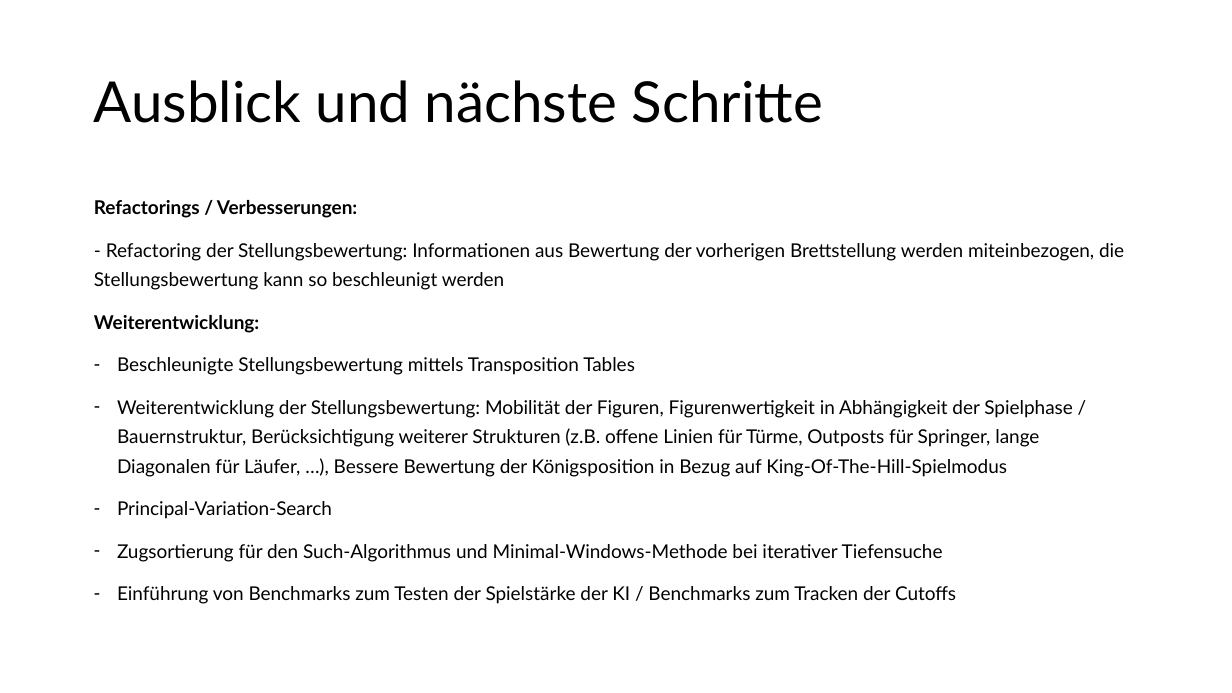
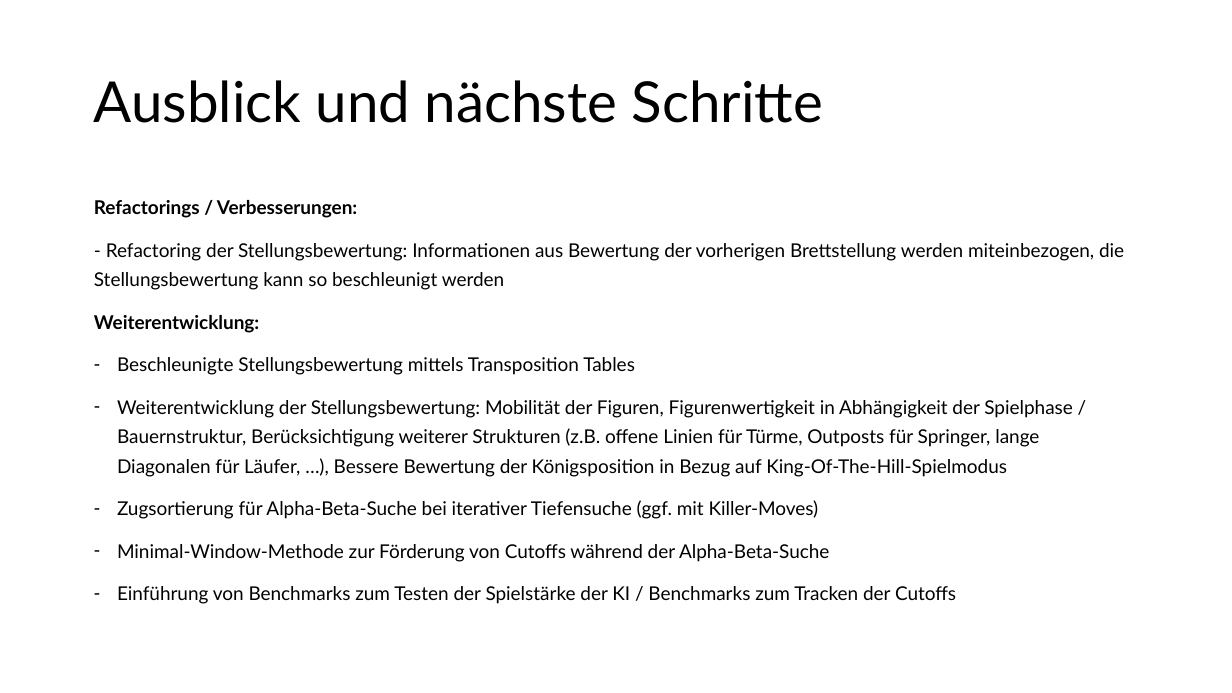
Before and after one commit to patrickzda/chess_engine, a slide deck: slide 10 of PJ_KI_MST2.pptx. Drawn at 1232x693 pixels with LibreOffice and Linux fonts; fonts in the diff are those of the drawing. Boxes give left, top, right and bottom in pixels: in the first picture for what was removed or moved away, otherwise in the second. Text is boxed around its words. In the diff, an @@ line names an element or a change of style, - is before the commit and + after.

Commit message:
Revert "Update PJ_KI_MST2.pptx"
This reverts commit c2398c813c897d475cfa450fb8810eda8c8f7e3a.

```diff
--- a/PJ_KI_MST2.pptx
+++ b/PJ_KI_MST2.pptx
@@ text at (117, 500, 829, 562): text changed @@
-– Principal-Variation-Search
-– Zugsortierung für den Such-Algorithmus und Minimal-Windows-Methode bei iterativer Tiefensuche
+– Zugsortierung für Alpha-Beta-Suche bei iterativer Tiefensuche (ggf. mit Killer-Moves)
+– Minimal-Window-Methode zur Förderung von Cutoffs während der Alpha-Beta-Suche
```
